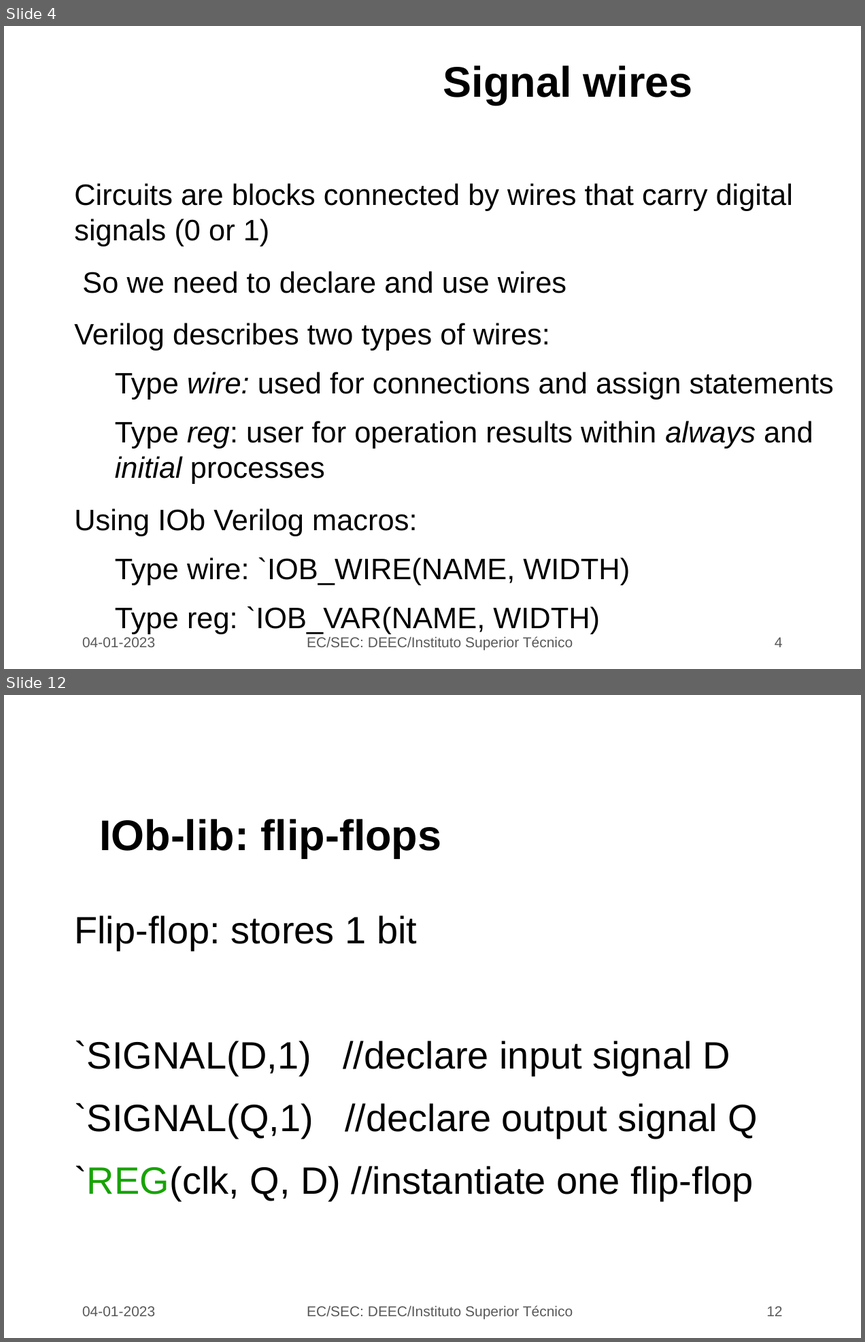
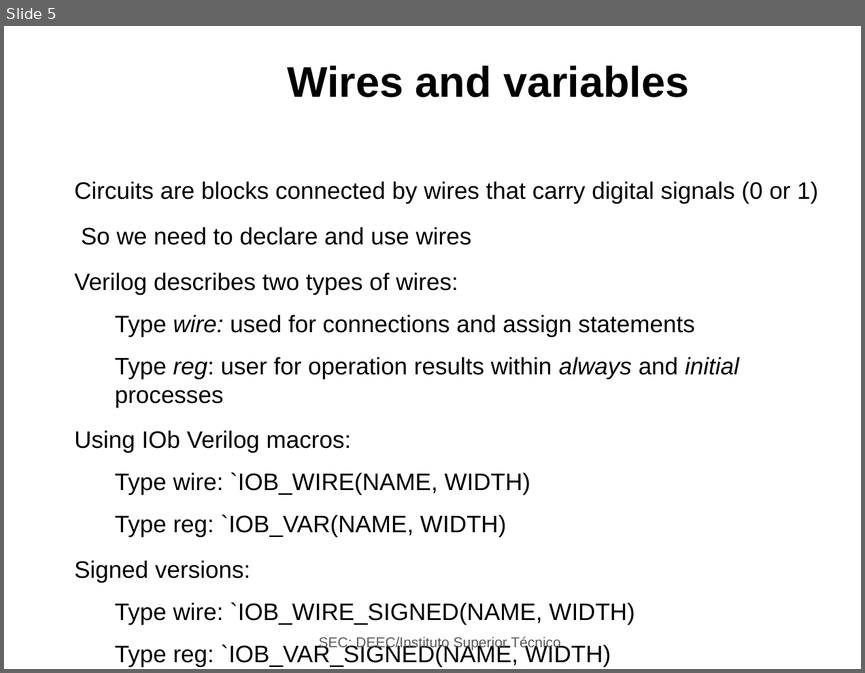
Before and after one commit to jjts/ist-sec, a slide deck: lectures/l7/l7.odp. Shown one above the other, each under a label of ours: slides 4 and 12 before the commit, slide 5 after it; the slides between them are not shown. The pictures are 865x1342 and 865x673 pixels, drawn with LibreOffice and Linux fonts; fonts in the diff are those of the drawing; background and template pictures are left out. Boxes give left, top, right and bottom in pixels: in the first picture for what was removed or moved away, otherwise in the second. Text is boxed around its words. In the diff, an @@ line names an element or a change of style, - is before the commit and + after.

```diff
--- a/lectures/l7/l7.odp
+++ b/lectures/l7/l7.odp
@@ slide 12 removed at bbox=[4, 695, 861, 1338], background picture (left out) @@
@@ title removed at bbox=[99, 819, 442, 858] @@
-IOb-lib: flip-flops
@@ text removed at bbox=[74, 915, 758, 1200] @@
-● Flip-flop: stores 1 bit
-`SIGNAL(D,1) //declare input signal D
-`SIGNAL(Q,1) //declare output signal Q
-`REG(clk, Q, D) //instantiate one flip-flop
@@ text removed at bbox=[82, 1306, 155, 1316] @@
-04-01-2023
@@ text removed at bbox=[307, 1305, 572, 1319] @@
-EC/SEC: DEEC/Instituto Superior Técnico
@@ page number removed at bbox=[766, 1306, 782, 1316] @@
-12
@@ what was slide 4 is now slide 5 @@
@@ slide 5 changed as well @@
@@ title at bbox=[288, 65, 689, 97]: text changed @@
-Signal wires
+Wires and variables
@@ text at bbox=[74, 181, 818, 537]: size 24.8 to 20 pt in "Circuits are blocks connected by wires that ...", "So we need to declare and use ...", "Verilog describes two types of wires:", "Type wire: used for connections and assign ..." and 4 more places @@
@@ text at bbox=[74, 560, 635, 666]: paragraphs added @@
+● Signed versions:
+  − Type wire: `IOB_WIRE_SIGNED(NAME, WIDTH)
+  − Type reg: `IOB_VAR_SIGNED(NAME, WIDTH)
@@ text removed at bbox=[82, 637, 155, 647] @@
-04-01-2023
@@ text at bbox=[319, 636, 560, 650]: text changed @@
-EC/SEC: DEEC/Instituto Superior Técnico
+SEC: DEEC/Instituto Superior Técnico
@@ page number removed at bbox=[774, 637, 783, 647] @@
-4
```
Also in this commit, not shown: 7 other slides changed, 6 slides added, 9 other slides removed, 3 other files.
